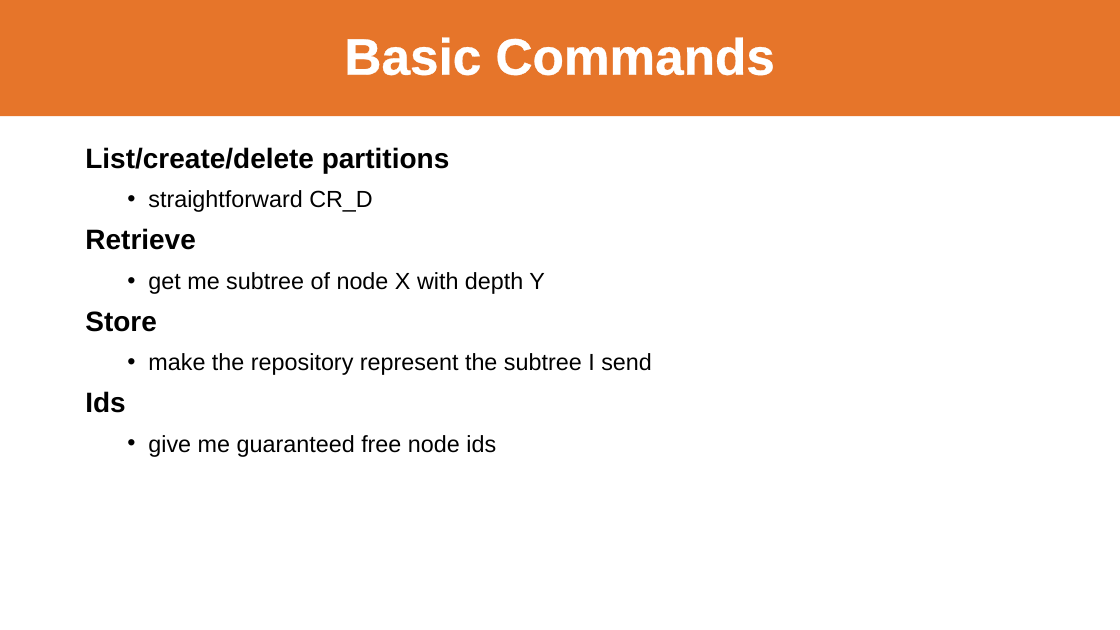
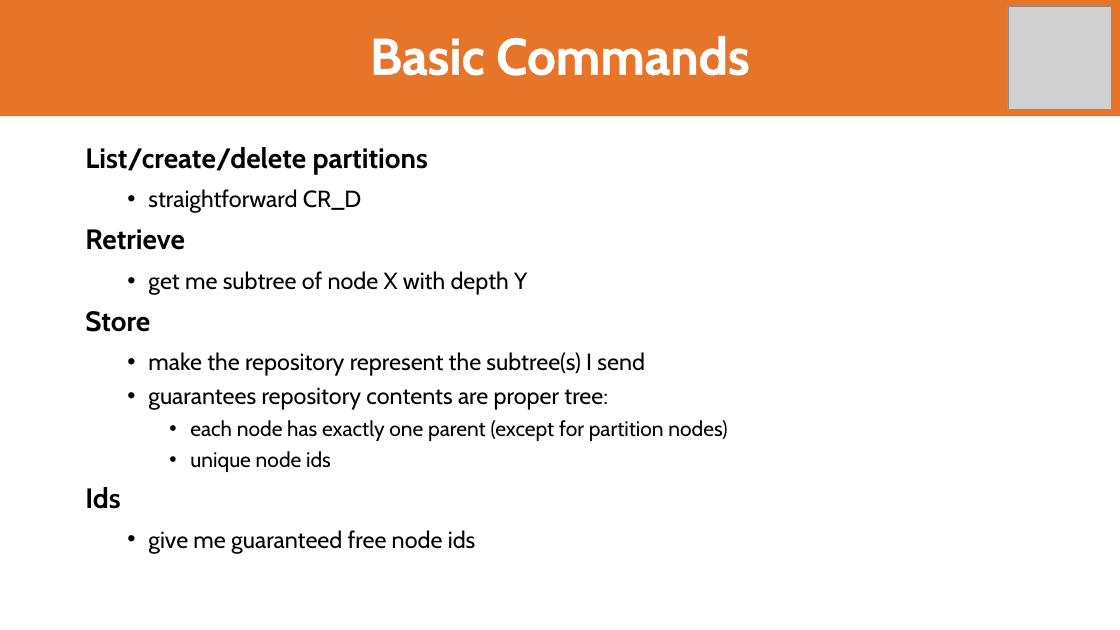
Before and after one commit to LionWeb-io/specification, a slide deck: slide 16 of resources/LangDev 2024 Talk.pptx. Drawn at 1120x630 pixels with LibreOffice and Linux fonts; fonts in the diff are those of the drawing; grey boxes stand for pictures; background and template pictures are left out. Boxes give left, top, right and bottom in pixels: in the first picture for what was removed or moved away, otherwise in the second. Text is boxed around its words. In the diff, an @@ line names an element or a change of style, - is before the commit and + after.

```diff
--- a/resources/LangDev 2024 Talk.pptx
+++ b/resources/LangDev 2024 Talk.pptx
@@ title "Basic Commands" at [0,0,1120,116]: font Arial to Cabin @@
@@ picture added at [1008,6,1112,109] @@
@@ text at [85,147,527,554]: font Arial to Cabin in "List/create/delete partitions", "straightforward CR_D", "Retrieve", "get me subtree of node X with ..." and 3 more places @@
@@ text at [148,352,727,472]: text changed; font Arial to Cabin @@
-  • make the repository represent the subtree I send
+  • make the repository represent the subtree(s) I send
+  • guarantees repository contents are proper tree:
+    • each node has exactly one parent (except for partition nodes)
+    • unique node ids
```
Also in this commit, not shown: 31 other slides changed.
